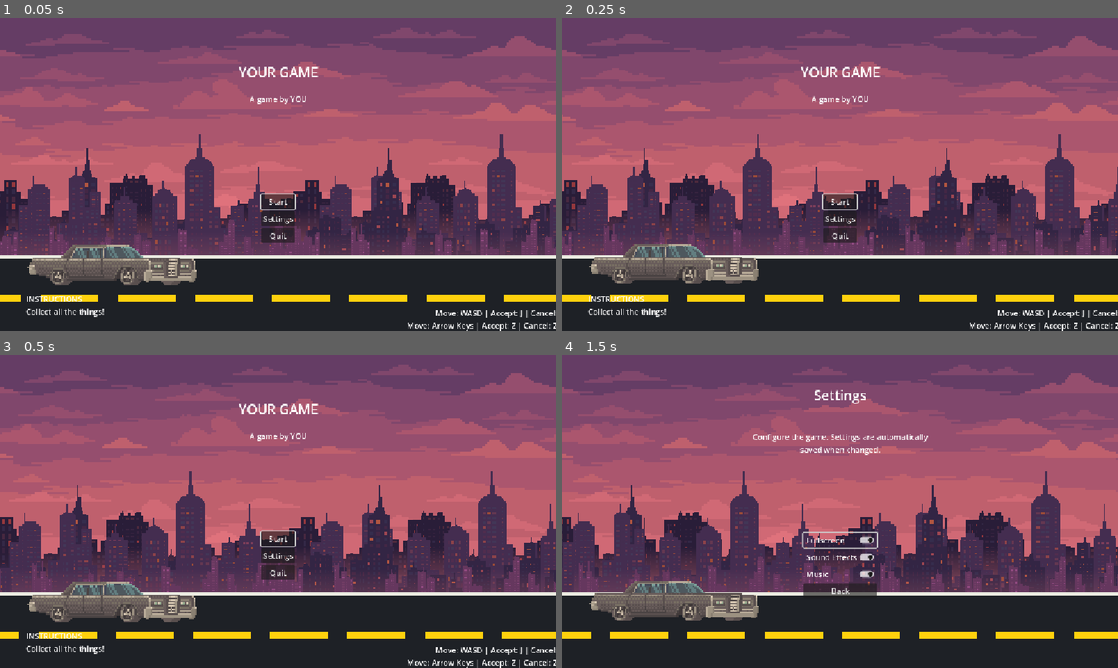
Above: before the commit, frames 1-4 (two rows, left to right).
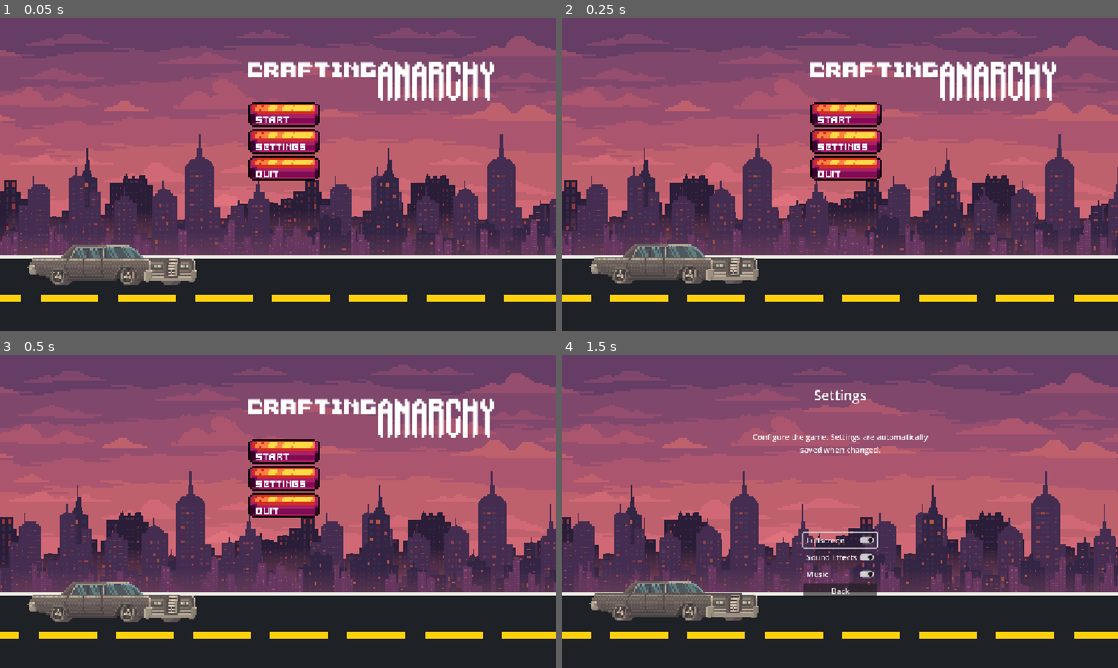
Above: after the commit, the same moments.

Repository: alxngrnj/djuff-grupo2
Game: Godot game, scene res://scenes/main_menu/main_menu.tscn
The game is run twice, just before and just after one commit, with the same random seed, the same clock (stepped at 60 frames per second) and the same inputs. The engine's default icon, where the game draws it, is replaced by a stand-in: a white triangle on a blue panel in a dark square.
Inputs (mouse positions are in pixels of both pictures, inside the frame that each line leads up to):
- Up to frame 1 (0.05 s): no input
- Up to frame 2 (0.25 s): no input
- Up to frame 3 (0.5 s): no input
- Up to frame 4 (1.5 s): click "Settings" (after the commit: "settings") at 0.5 s; move the mouse to (962, 495) at 1.27 s; hold Right (ui_right) from 1.28 s (still down); tap J (battle_btn_a) at 1.35 s; click (962, 495) at 1.42 s

The runs differ from the first frame. In frame 1, 6.9% of the frame differs, in the area x 4-100%, y 14-100%; in frame 2, 6.9%; in frame 3, 6.8%; in frame 4, nothing differs.

Commit message:
Menu aprimorado

Diff:
--- a/scenes/gameplay/lab.tscn
+++ b/scenes/gameplay/lab.tscn
@@ -706,6 +706,7 @@
 polygon = PackedVector2Array(-10.5, -15, -11.5, -13.2, -11.5, 14.799999, 11.5, 15, 11.5, -9.8, 2.3999996, -10, -1.5, -14.7)
 
 [node name="ComputerLabel" type="Label" parent="Interactables" unique_id=27981414]
+visible = false
 offset_left = 252.0
 offset_top = 416.0
 offset_right = 412.0
@@ -724,6 +725,7 @@
 metadata/interaction_label = "Mesa de ingredientes"
 
 [node name="IngredientsLabel" type="Label" parent="Interactables" unique_id=197942550]
+visible = false
 offset_left = 710.0
 offset_top = 527.0
 offset_right = 876.0
@@ -743,6 +745,7 @@
 metadata/interaction_label = "Porta-retrato"
 
 [node name="PortraitLabel" type="Label" parent="Interactables" unique_id=1951241340]
+visible = false
 offset_left = 42.0
 offset_top = 434.0
 offset_right = 202.0
@@ -762,6 +765,7 @@
 metadata/interaction_label = "Porta"
 
 [node name="DoorLabel" type="Label" parent="Interactables" unique_id=1379910448]
+visible = false
 offset_left = 981.0
 offset_top = 549.0
 offset_right = 1141.0
--- a/scenes/main_menu/main_menu.tscn
+++ b/scenes/main_menu/main_menu.tscn
@@ -2,10 +2,17 @@
 
 [ext_resource type="PackedScene" uid="uid://b1uvy13de6svk" path="res://scenes/cutscenes/road/cutscene_transition.tscn" id="1_3ovsr"]
 [ext_resource type="Script" uid="uid://cv6osrygr751o" path="res://scripts/main_menu/version_label.gd" id="1_5huni"]
+[ext_resource type="FontFile" uid="uid://66ax5md5lblx" path="res://assets/fonts/Cyberphont/Cyberphont 2.0.ttf" id="2_4xg86"]
 [ext_resource type="PackedScene" uid="uid://bdnyglk1i1cxl" path="res://scenes/gameplay/gameplay.tscn" id="2_5nvqq"]
 [ext_resource type="Script" uid="uid://bcf4es74ellju" path="res://scripts/main_menu/menu_options.gd" id="2_gpv3d"]
 [ext_resource type="PackedScene" uid="uid://dpicmplffpula" path="res://scenes/settings/settings.tscn" id="3_2osu0"]
 [ext_resource type="PackedScene" uid="uid://cee5dna3u27jf" path="res://scenes/assets/select_sfx.tscn" id="4_82nwe"]
+[ext_resource type="Texture2D" uid="uid://73ws0btvn6c5" path="res://assets/Free-GUI-for-Cyberpunk-Pixel-Art1/BarsAndOther.png" id="7_thkx5"]
+[ext_resource type="FontFile" uid="uid://bgmokmv2l4mq5" path="res://assets/Free-GUI-for-Cyberpunk-Pixel-Art1/CyberpunkCraftpixPixel.otf" id="8_thkx5"]
+
+[sub_resource type="AtlasTexture" id="AtlasTexture_topl8"]
+atlas = ExtResource("7_thkx5")
+region = Rect2(135.82346, 10.855301, 32.35327, 14.275034)
 
 [node name="MainMenu" type="Control" unique_id=40507463]
 layout_mode = 3
@@ -23,16 +30,35 @@
 anchors_preset = 5
 anchor_left = 0.5
 anchor_right = 0.5
-offset_left = -65.5
-offset_top = 93.0
-offset_right = 65.5
-offset_bottom = 135.0
+offset_left = -63.0
+offset_top = 42.0
+offset_right = 207.0
+offset_bottom = 132.0
 grow_horizontal = 2
 theme_type_variation = &"HeaderLarge"
-text = "YOUR GAME"
+theme_override_fonts/font = ExtResource("2_4xg86")
+theme_override_font_sizes/font_size = 45
+text = "crafting"
+horizontal_alignment = 1
+
+[node name="Title2" type="Label" parent="." unique_id=1681747276]
+layout_mode = 1
+anchors_preset = 5
+anchor_left = 0.5
+anchor_right = 0.5
+offset_left = 196.0
+offset_top = 91.0
+offset_right = 466.0
+offset_bottom = 181.0
+grow_horizontal = 2
+theme_type_variation = &"HeaderLarge"
+theme_override_fonts/font = ExtResource("2_4xg86")
+theme_override_font_sizes/font_size = 45
+text = "ANARCHY"
 horizontal_alignment = 1
 
 [node name="Credit" type="Label" parent="." unique_id=1519769652]
+visible = false
 layout_mode = 1
 anchors_preset = 5
 anchor_left = 0.5
@@ -45,18 +71,20 @@
 text = "A game by YOU"
 
 [node name="Controls" type="Label" parent="." unique_id=350098711]
+visible = false
 layout_mode = 0
 offset_left = 843.0
 offset_top = 573.0
 offset_right = 1251.0
 offset_bottom = 677.0
-text = "CONTROLS
-Move: WASD | Accept: J | Cancel: K | Pause: P
+text = "CONTROLES
+Movee: WASD | Accept: J | Cancel: K | Pause: P
 Move: Arrow Keys | Accept: Z | Cancel: Z | Pause: Esc
 Gamepads work too!"
 horizontal_alignment = 2
 
 [node name="Instructions" type="Label" parent="." unique_id=2126603546]
+visible = false
 layout_mode = 0
 offset_left = 54.0
 offset_top = 570.0
@@ -84,35 +112,70 @@
 offset_bottom = 49.0
 text = "Debug UI enabled"
 
-[node name="MenuOptions" type="VFlowContainer" parent="." unique_id=1005807653 node_paths=PackedStringArray("shortcut_context")]
+[node name="MenuOptions" type="VFlowContainer" parent="." unique_id=1777760578]
 layout_mode = 1
 anchors_preset = 13
 anchor_left = 0.5
 anchor_right = 0.5
 anchor_bottom = 1.0
-offset_left = -35.0
-offset_top = 192.0
-offset_right = 36.0
-offset_bottom = -9.0
+offset_left = -63.0
+offset_top = 126.0
+offset_right = 201.0
+offset_bottom = -264.0
 grow_horizontal = 2
 grow_vertical = 2
-shortcut_context = NodePath("Start")
 alignment = 1
 script = ExtResource("2_gpv3d")
 gameplay_scene = ExtResource("2_5nvqq")
 settings_scene = ExtResource("3_2osu0")
 
-[node name="Start" type="Button" parent="MenuOptions" unique_id=1943695896]
+[node name="Start" type="TextureButton" parent="MenuOptions" unique_id=1419657157]
+custom_minimum_size = Vector2(149, 52)
 layout_mode = 2
-text = "Start"
+texture_normal = SubResource("AtlasTexture_topl8")
+stretch_mode = 0
 
-[node name="Settings" type="Button" parent="MenuOptions" unique_id=2091879403]
+[node name="Label" type="Label" parent="MenuOptions/Start" unique_id=1123565375]
+layout_mode = 0
+offset_left = 18.0
+offset_top = 28.0
+offset_right = 101.0
+offset_bottom = 54.0
+theme_override_fonts/font = ExtResource("8_thkx5")
+theme_override_font_sizes/font_size = 20
+text = "START"
+
+[node name="Settings" type="TextureButton" parent="MenuOptions" unique_id=1071560127]
+custom_minimum_size = Vector2(149, 52)
 layout_mode = 2
-text = "Settings"
+texture_normal = SubResource("AtlasTexture_topl8")
+stretch_mode = 0
 
-[node name="Quit" type="Button" parent="MenuOptions" unique_id=1771303748]
+[node name="Label" type="Label" parent="MenuOptions/Settings" unique_id=782500047]
+layout_mode = 0
+offset_left = 18.0
+offset_top = 28.0
+offset_right = 123.0
+offset_bottom = 54.0
+theme_override_fonts/font = ExtResource("8_thkx5")
+theme_override_font_sizes/font_size = 20
+text = "settings"
+
+[node name="Quit" type="TextureButton" parent="MenuOptions" unique_id=2134510576]
+custom_minimum_size = Vector2(149, 52)
 layout_mode = 2
-text = "Quit"
+texture_normal = SubResource("AtlasTexture_topl8")
+stretch_mode = 0
+
+[node name="Label" type="Label" parent="MenuOptions/Quit" unique_id=1173621930]
+layout_mode = 0
+offset_left = 18.0
+offset_top = 28.0
+offset_right = 66.0
+offset_bottom = 54.0
+theme_override_fonts/font = ExtResource("8_thkx5")
+theme_override_font_sizes/font_size = 20
+text = "quit"
 
 [node name="SelectSfx" parent="MenuOptions" unique_id=820039607 instance=ExtResource("4_82nwe")]
 
Binary file added: assets/Free-GUI-for-Cyberpunk-Pixel-Art1/BarsAndOther.png
Not shown, added: assets/Free-GUI-for-Cyberpunk-Pixel-Art1/BarsAndOther.png.import
Binary file added: assets/Free-GUI-for-Cyberpunk-Pixel-Art1/CyberpunkCraftpixPixel.otf
Not shown, added: assets/Free-GUI-for-Cyberpunk-Pixel-Art1/CyberpunkCraftpixPixel.otf.import
Binary file added: assets/fonts/Cyberphont/Aseprite Project.aseprite
Binary file added: assets/fonts/Cyberphont/Cyberphont 2.0.ttf
Not shown, added: assets/fonts/Cyberphont/Cyberphont 2.0.ttf.import
Binary file added: assets/fonts/Cyberphont/Font_Grid.png
Not shown, added: assets/fonts/Cyberphont/Font_Grid.png.import
Binary file added: assets/fonts/Cyberphont/Preview.png
Not shown, added: assets/fonts/Cyberphont/Preview.png.import
